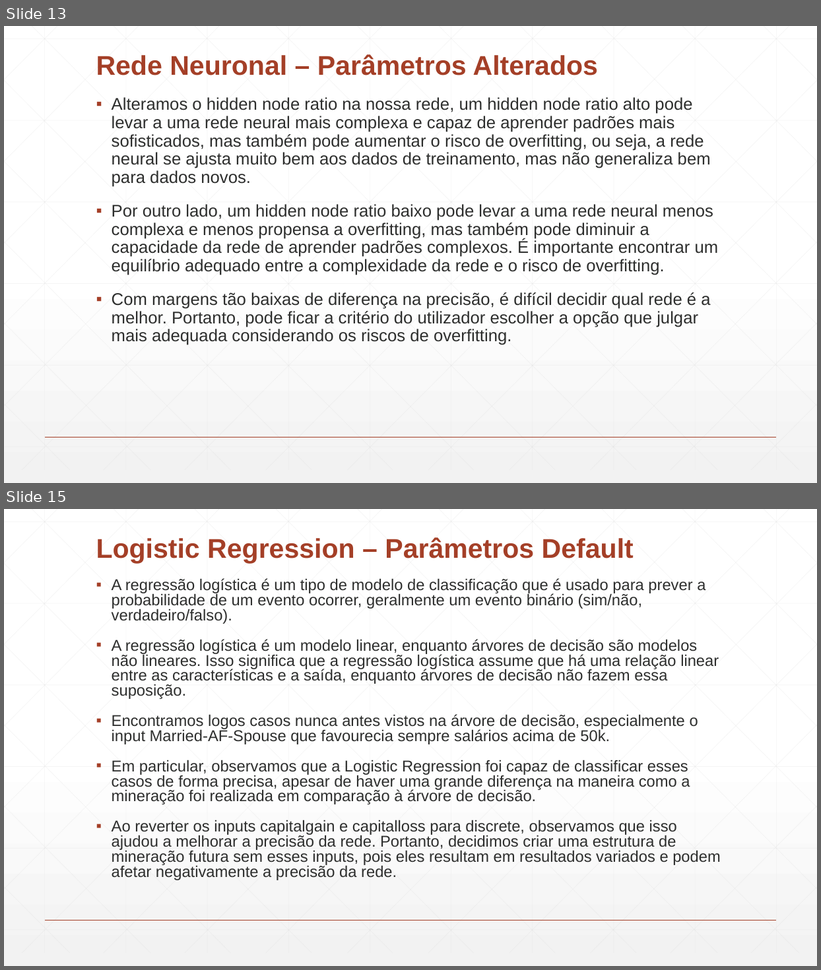
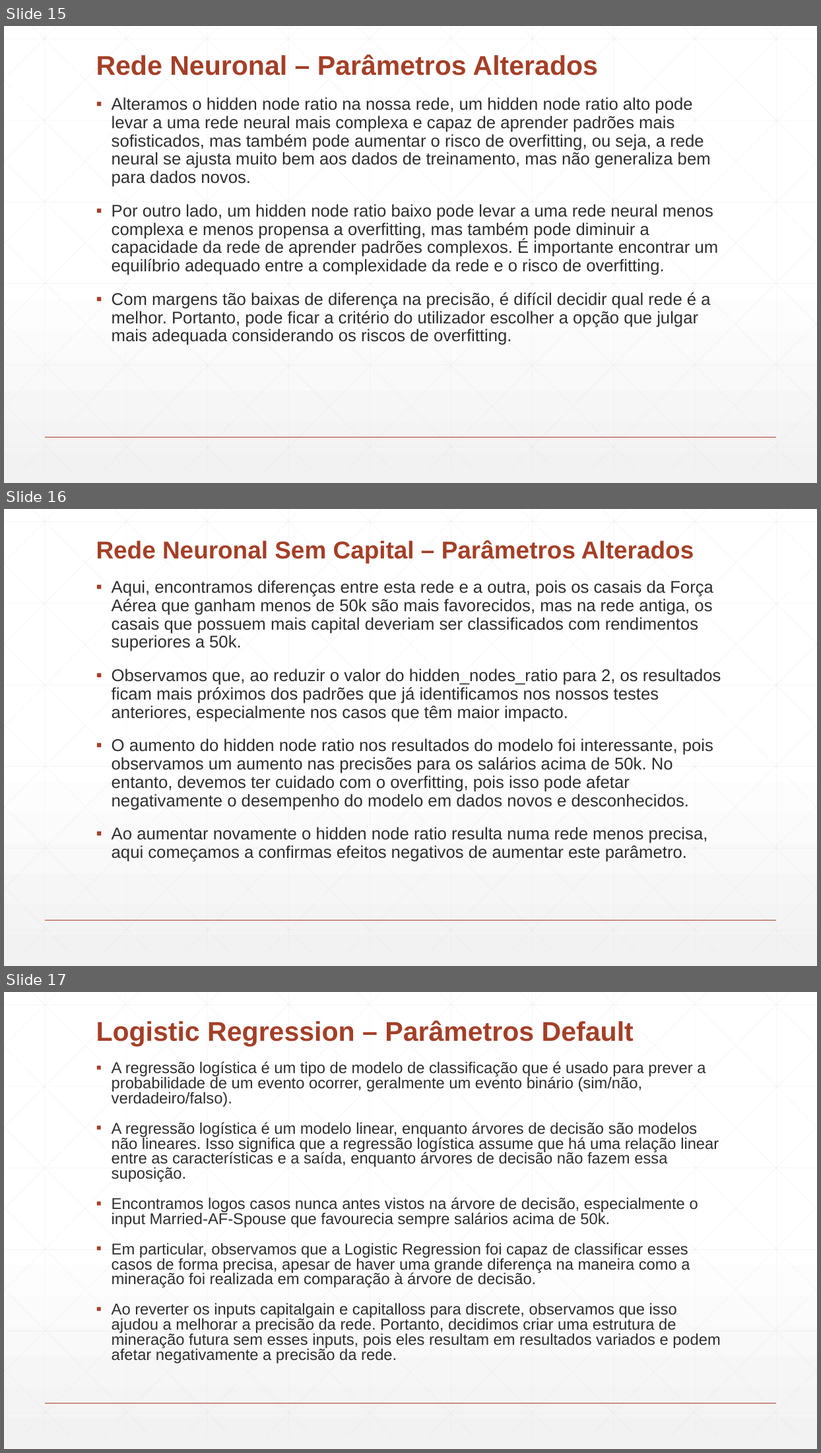
Before and after one commit to Paulitchos/SI_2_TP, a slide deck: Parte_2/DataMining.pptx. Shown one above the other, each under a label of ours: slides 13 and 15 before the commit, slides 15, 16 and 17 after it; the slides between them are not shown. The pictures are 821x970 and 821x1453 pixels, drawn with LibreOffice and Linux fonts; fonts in the diff are those of the drawing. Boxes give left, top, right and bottom in pixels: in the first picture for what was removed or moved away, otherwise in the second. Text is boxed around its words. In the diff, an @@ line names an element or a change of style, - is before the commit and + after.

```diff
--- a/Parte_2/DataMining.pptx
+++ b/Parte_2/DataMining.pptx
@@ slide 16 added at [4,509,817,966], background gradient #FFFFFF to #F2F2F2; not listed: 47 template elements that a slide beside it also shows @@
@@ title added at [96,540,694,563], 28.8 pt, text #A43F27, bold @@
+Rede Neuronal Sem Capital – Parâmetros Alterados
@@ text added at [112,580,721,862], 20 pt, text #2D2E2D @@
+▪ Aqui, encontramos diferenças entre esta rede e a outra, pois os casais da Força Aérea que ganham menos de 50k são mais favorecidos, mas na rede antiga, os casais que possuem mais capital deveriam ser classificados com rendimentos superiores a 50k.
+▪ Observamos que, ao reduzir o valor do hidden_nodes_ratio para 2, os resultados ficam mais próximos dos padrões que já identificamos nos nossos testes anteriores, especialmente nos casos que têm maior impacto.
+▪ O aumento do hidden node ratio nos resultados do modelo foi interessante, pois observamos um aumento nas precisões para os salários acima de 50k. No entanto, devemos ter cuidado com o overfitting, pois isso pode afetar negativamente o desempenho do modelo em dados novos e desconhecidos.
+▪ Ao aumentar novamente o hidden node ratio resulta numa rede menos precisa, aqui começamos a confirmas efeitos negativos de aumentar este parâmetro.
@@ what was slide 13 is now slide 15 @@
@@ what was slide 15 is now slide 17 @@
```
Also in this commit, not shown: 4 slides changed, 3 other slides added, 4 other files.
